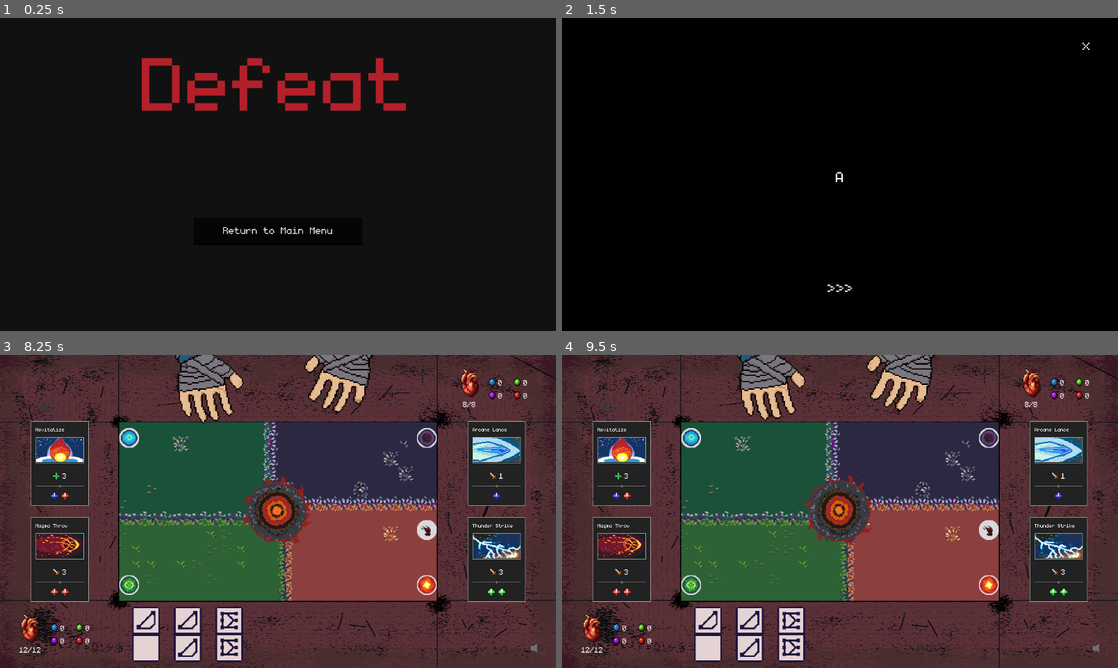
Above: before the commit, frames 1-4 (two rows, left to right).
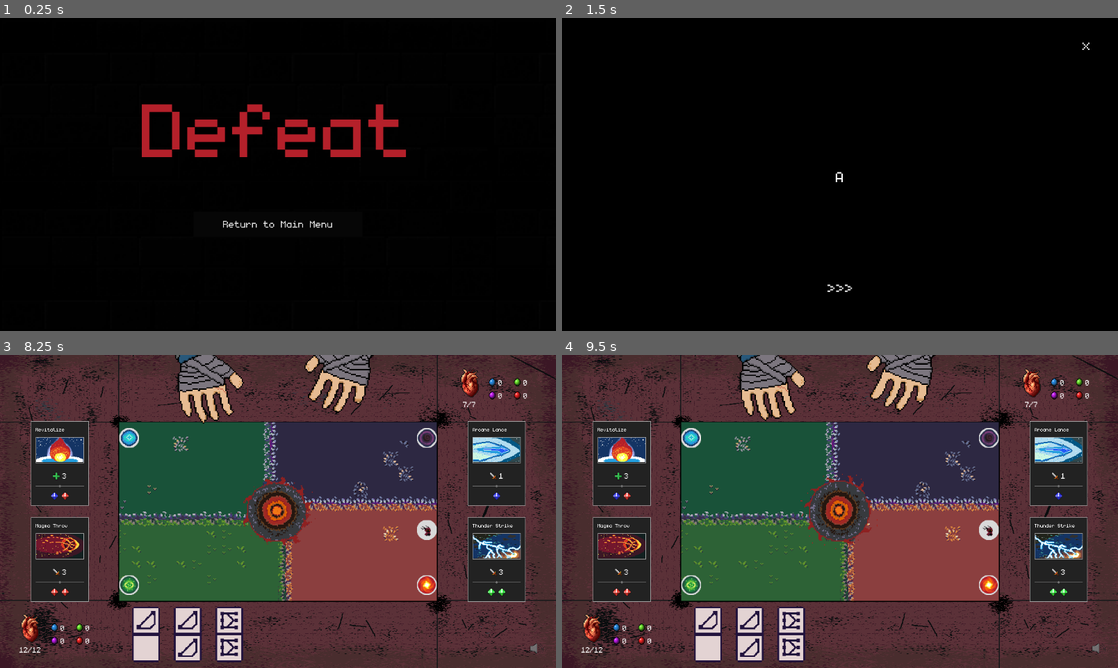
Above: after the commit, the same moments.

Repository: Juanxpeke/GD-BR2024
Game: Godot game, scene res://Core/GUI/LossScreen/loss_screen.tscn
Same seed, same stepped clock (60 frames per second), same inputs: the game is played once before the commit and once after it. This scene is started directly instead of the project's main scene. The engine's default icon, where the game draws it, is replaced by a stand-in: a white triangle on a blue panel in a dark square. Sound files missing from this copy of the repository are replaced by a short silence.
Inputs (mouse positions are in pixels of both pictures, inside the frame that each line leads up to):
- Up to frame 1 (0.25 s): no input
- Up to frame 2 (1.5 s): click "Return to Main Menu" at 0.5 s; click "Start Game" at 1.25 s
- Up to frame 3 (8.25 s): click ">>>" at 2 s; click ">>>" at 2.75 s; click ">>>" at 3.5 s; click "x" at 4.25 s; click ">>>" at 5 s; click ">>>" at 5.75 s; click ">>>" at 6.5 s; click (539, 649) at 7.25 s; click "x" at 8 s
- Up to frame 4 (9.5 s): drag from (623, 464) to (840, 511) at 8.77 s

The runs differ from the first frame. In frame 1, 6.1% of the frame differs, in the area x 25-74%, y 12-70%; in frame 2, nothing differs; in frame 3, less than 0.1%; in frame 4, less than 0.1%.

Commit message:
Improved loss screen

Diff:
--- a/Core/Entity/Boss/Timmy/timmy.tscn
+++ b/Core/Entity/Boss/Timmy/timmy.tscn
@@ -270,7 +270,7 @@
 script = ExtResource("1_6cdgg")
 boss_active = ExtResource("2_qnu0p")
 boss_active_sounds = Array[AudioStream]([ExtResource("3_rb0ea"), ExtResource("4_2ckhb")])
-health = 8
+health = 7
 injury_sounds = Array[AudioStream]([ExtResource("3_sg2mp"), ExtResource("4_baqxk"), ExtResource("5_v5x3t"), ExtResource("6_x1pw5")])
 
 [node name="Hand" parent="." instance=ExtResource("2_3wg1p")]
--- a/Core/GUI/LossScreen/loss_screen.gd
+++ b/Core/GUI/LossScreen/loss_screen.gd
@@ -1,21 +1,15 @@
 extends Control
-
 
 var main_menu_scene : PackedScene = load("res://Core/GUI/MainMenu/main_menu.tscn")
 
 @onready var return_button := %ReturnButton
 
+# Private
 
-# Called when the node enters the scene tree for the first time.
+# Called when the node enters the scene tree for the first time
 func _ready() -> void:
 	return_button.pressed.connect(_on_return_button_pressed)
 
-
-# Called every frame. 'delta' is the elapsed time since the previous frame.
-func _process(delta: float) -> void:
-	pass
-
-
-#Called when the return button is pressed
+# Called when the return button is pressed
 func _on_return_button_pressed() -> void:
 	get_tree().change_scene_to_packed(main_menu_scene)
--- a/Core/GUI/LossScreen/loss_screen.tscn
+++ b/Core/GUI/LossScreen/loss_screen.tscn
@@ -1,6 +1,7 @@
-[gd_scene load_steps=2 format=3 uid="uid://de1gtvx6kosio"]
+[gd_scene load_steps=3 format=3 uid="uid://de1gtvx6kosio"]
 
 [ext_resource type="Script" path="res://Core/GUI/LossScreen/loss_screen.gd" id="1_8t1s0"]
+[ext_resource type="Texture2D" uid="uid://c42k23rykaocg" path="res://Core/GUI/MainMenu/main_menu_background.png" id="2_vthqc"]
 
 [node name="LossScreen" type="Control"]
 layout_mode = 3
@@ -11,38 +12,55 @@
 grow_vertical = 2
 script = ExtResource("1_8t1s0")
 
-[node name="PanelContainer" type="PanelContainer" parent="."]
+[node name="Background" type="TextureRect" parent="."]
+modulate = Color(0.0313726, 0.0313726, 0.0313726, 1)
 layout_mode = 1
 anchors_preset = 15
 anchor_right = 1.0
 anchor_bottom = 1.0
 grow_horizontal = 2
 grow_vertical = 2
+texture = ExtResource("2_vthqc")
+expand_mode = 1
+stretch_mode = 1
+flip_v = true
 
-[node name="MarginContainer" type="MarginContainer" parent="PanelContainer"]
-layout_mode = 2
-theme_override_constants/margin_left = 25
-theme_override_constants/margin_top = 25
-theme_override_constants/margin_right = 25
-theme_override_constants/margin_bottom = 25
-
-[node name="VBoxContainer" type="VBoxContainer" parent="PanelContainer/MarginContainer"]
-layout_mode = 2
-theme_override_constants/separation = 45
-
-[node name="LoseLabel" type="RichTextLabel" parent="PanelContainer/MarginContainer/VBoxContainer"]
-custom_minimum_size = Vector2(600, 350)
-layout_mode = 2
+[node name="LoseLabel" type="RichTextLabel" parent="."]
+clip_contents = false
+layout_mode = 1
+anchors_preset = 8
+anchor_left = 0.5
+anchor_top = 0.5
+anchor_right = 0.5
+anchor_bottom = 0.5
+offset_left = -450.0
+offset_top = -203.5
+offset_right = 450.0
+offset_bottom = -4.5
+grow_horizontal = 2
+grow_vertical = 2
 size_flags_horizontal = 4
 size_flags_vertical = 4
 theme_override_font_sizes/normal_font_size = 250
 bbcode_enabled = true
 text = "[center][color=b4202a]Defeat[/color]"
+fit_content = true
 
-[node name="ReturnButton" type="Button" parent="PanelContainer/MarginContainer/VBoxContainer"]
+[node name="ReturnButton" type="Button" parent="."]
 unique_name_in_owner = true
 custom_minimum_size = Vector2(350, 50)
-layout_mode = 2
+layout_mode = 1
+anchors_preset = 8
+anchor_left = 0.5
+anchor_top = 0.5
+anchor_right = 0.5
+anchor_bottom = 0.5
+offset_left = -175.0
+offset_top = 83.0
+offset_right = 175.0
+offset_bottom = 133.0
+grow_horizontal = 2
+grow_vertical = 2
 size_flags_horizontal = 4
 size_flags_vertical = 4
 text = "Return to Main Menu"
--- a/Themes/main_theme.tres
+++ b/Themes/main_theme.tres
@@ -9,7 +9,7 @@
 content_margin_top = 6.0
 content_margin_right = 4.0
 content_margin_bottom = 11.0
-bg_color = Color(0.0196078, 0.0196078, 0.0196078, 1)
+bg_color = Color(0.027451, 0.027451, 0.027451, 1)
 border_width_bottom = 3
 border_color = Color(0.00784314, 0.00784314, 0.00784314, 1)
 expand_margin_top = 3.0
@@ -18,7 +18,7 @@
 content_margin_left = 4.0
 content_margin_right = 4.0
 content_margin_bottom = 14.0
-bg_color = Color(0.0196078, 0.0196078, 0.0196078, 1)
+bg_color = Color(0.0235294, 0.0235294, 0.0235294, 1)
 border_width_bottom = 4
 border_color = Color(0.00784314, 0.00784314, 0.00784314, 1)
 expand_margin_top = 6.0
@@ -28,7 +28,7 @@
 content_margin_top = 6.0
 content_margin_right = 4.0
 content_margin_bottom = 11.0
-bg_color = Color(0.0196078, 0.0196078, 0.0196078, 1)
+bg_color = Color(0.027451, 0.027451, 0.027451, 1)
 border_width_bottom = 3
 border_color = Color(0.00784314, 0.00784314, 0.00784314, 1)
 expand_margin_top = 3.0
